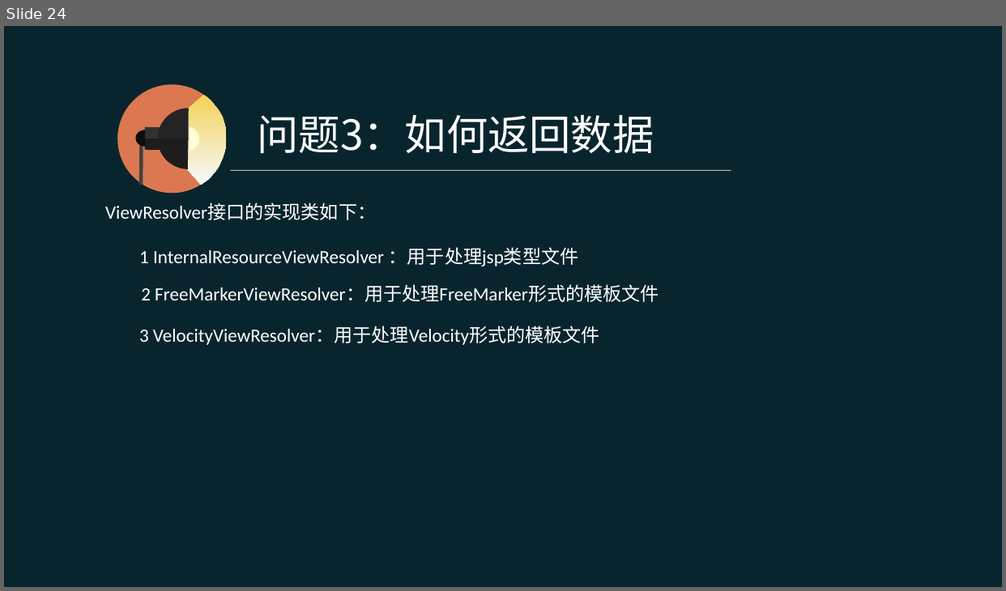
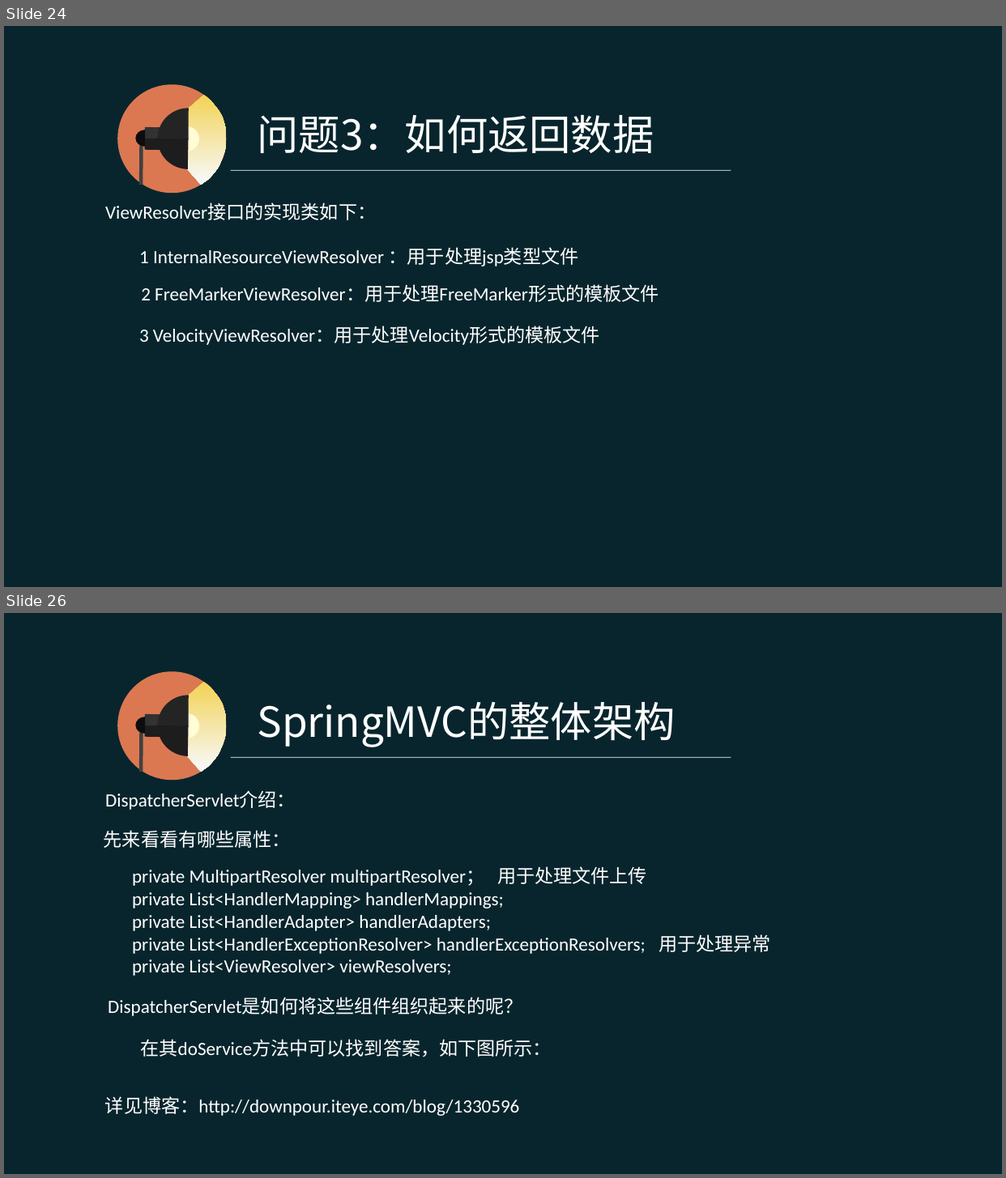
Before and after one commit to pingpangkuangmo/blog, a slide deck: 2015-4/SpringMVC的设计分享.ppt. Shown one above the other, each under a label of ours: slide 24 before the commit, slides 24 and 26 after it; the slides between them are not shown. The pictures are 1006x591 and 1006x1178 pixels, drawn with LibreOffice and Linux fonts; fonts in the diff are those of the drawing. Boxes give left, top, right and bottom in pixels: in the first picture for what was removed or moved away, otherwise in the second. Text is boxed around its words. In the diff, an @@ line names an element or a change of style, - is before the commit and + after.

Commit message:
SpringMVC ppt进行中

```diff
--- a/2015-4/SpringMVC的设计分享.ppt
+++ b/2015-4/SpringMVC的设计分享.ppt
@@ slide 26 added at (4, 613, 1002, 1174), background #08252D @@
@@ text added at (258, 702, 675, 747), 40 pt, text #FFFFFF @@
+SpringMVC的整体架构
@@ group added at (117, 671, 227, 781): 5 freeform shapes, 2 rectangles, 1 ellipse, 1 line @@
@@ line added from (231, 757) to (731, 757), #FFFFFF 0.51 pt @@
@@ text added at (105, 791, 296, 810), 18 pt, text #FFFFFF @@
+DispatcherServlet介绍：
@@ text added at (104, 830, 291, 848), 18 pt, text #FFFFFF @@
+先来看看有哪些属性：
@@ text added at (132, 867, 771, 976), 18 pt, text #FFFFFF @@
+private MultipartResolver multipartResolver； 用于处理文件上传
+private List<HandlerMapping> handlerMappings;
+private List<HandlerAdapter> handlerAdapters;
+private List<HandlerExceptionResolver> handlerExceptionResolvers; 用于处理异常
+private List<ViewResolver> viewResolvers;
@@ text added at (108, 998, 522, 1016), 18 pt, text #FFFFFF @@
+DispatcherServlet是如何将这些组件组织起来的呢？
@@ text added at (141, 1039, 552, 1058), 18 pt, text #FFFFFF @@
+在其doService方法中可以找到答案，如下图所示：
@@ text added at (105, 1097, 520, 1116), 18 pt, text #FFFFFF @@
+详见博客：http://downpour.iteye.com/blog/1330596
```
Also in this commit, not shown: 1 slide changed, 6 other slides added, 1 slide removed.
